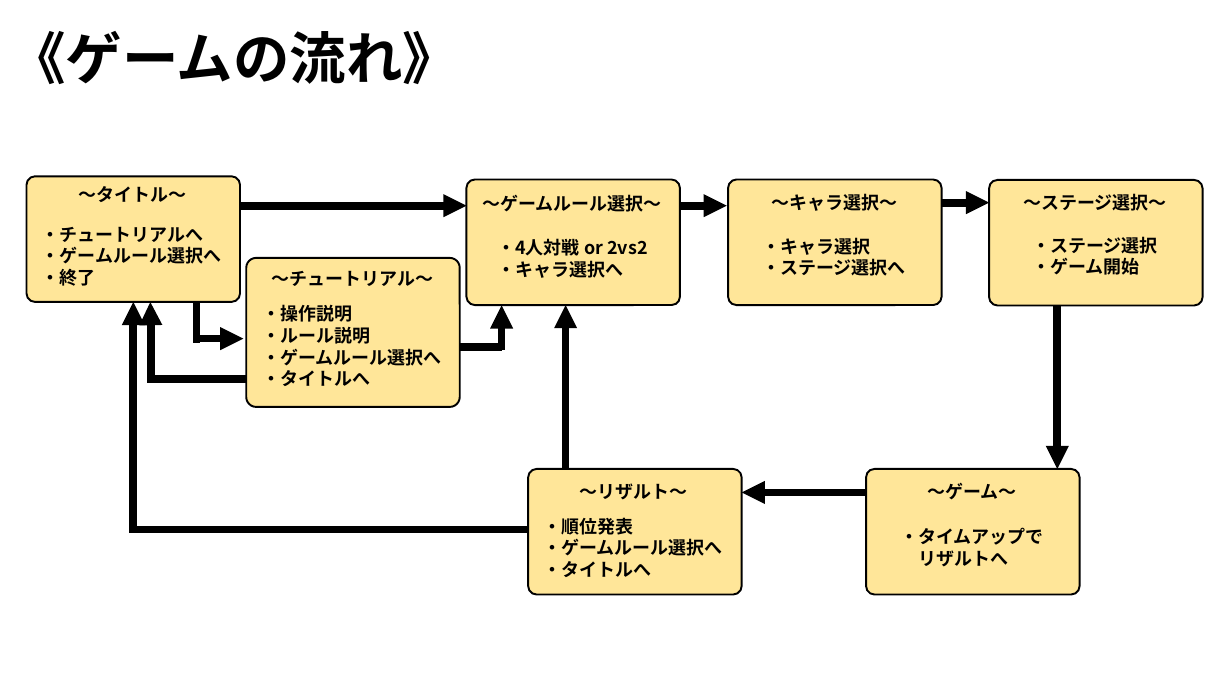
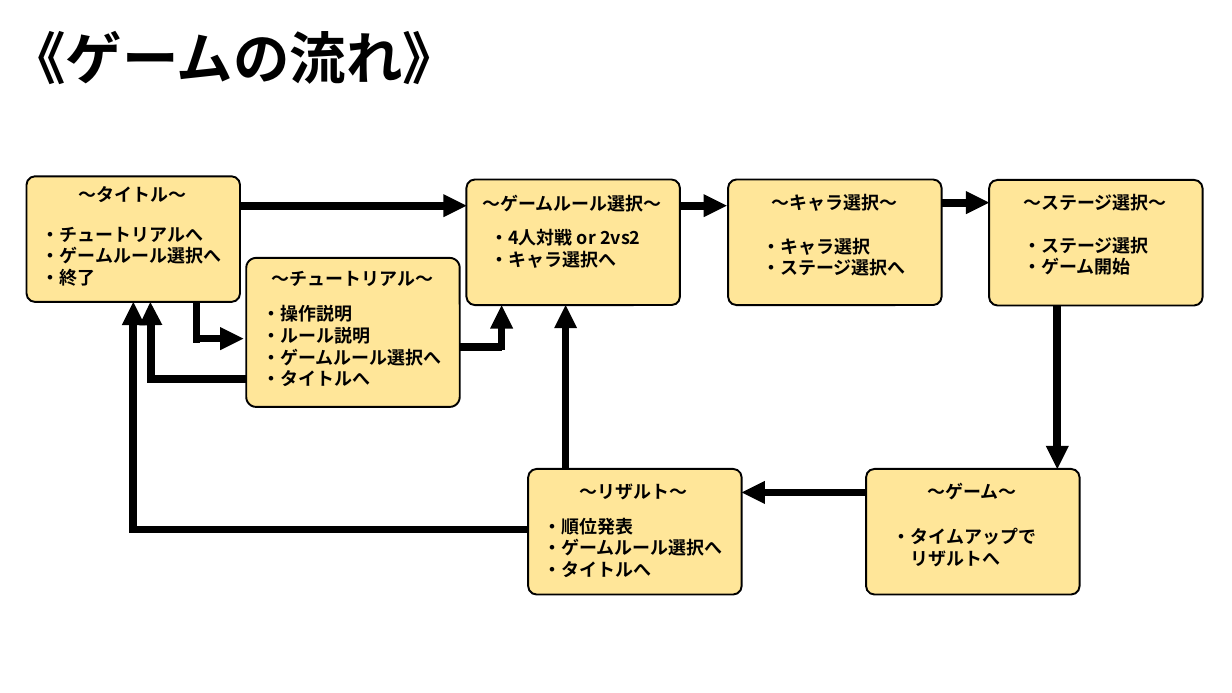
Before and after one commit to ARITA-MEIGEN/C-Team001, a slide deck: slide 3 of data/GS3_チーム2_仕様書.pptx. Drawn at 1232x693 pixels with LibreOffice and Linux fonts; fonts in the diff are those of the drawing; background and template pictures are left out. Boxes give left, top, right and bottom in pixels: in the first picture for what was removed or moved away, otherwise in the second. Text is boxed around its words. In the diff, an @@ line names an element or a change of style, - is before the commit and + after.

```diff
--- a/data/GS3_チーム2_仕様書.pptx
+++ b/data/GS3_チーム2_仕様書.pptx
@@ text "・4人対戦 or 2vs2": place and size @@
-text "・4人対戦 or 2vs2" at [497,238,647,278]
+text "・4人対戦 or 2vs2" at [490,228,640,268]
@@ text "・ステージ選択": place and size @@
-text "・ステージ選択" at [1032,236,1158,275]
+text "・ステージ選択" at [1023,236,1149,275]
@@ text "・タイムアップで": place and size @@
-text "・タイムアップで" at [900,527,1044,567]
+text "・タイムアップで" at [893,527,1037,567]
```
Also in this commit, not shown: 4 slides added.
